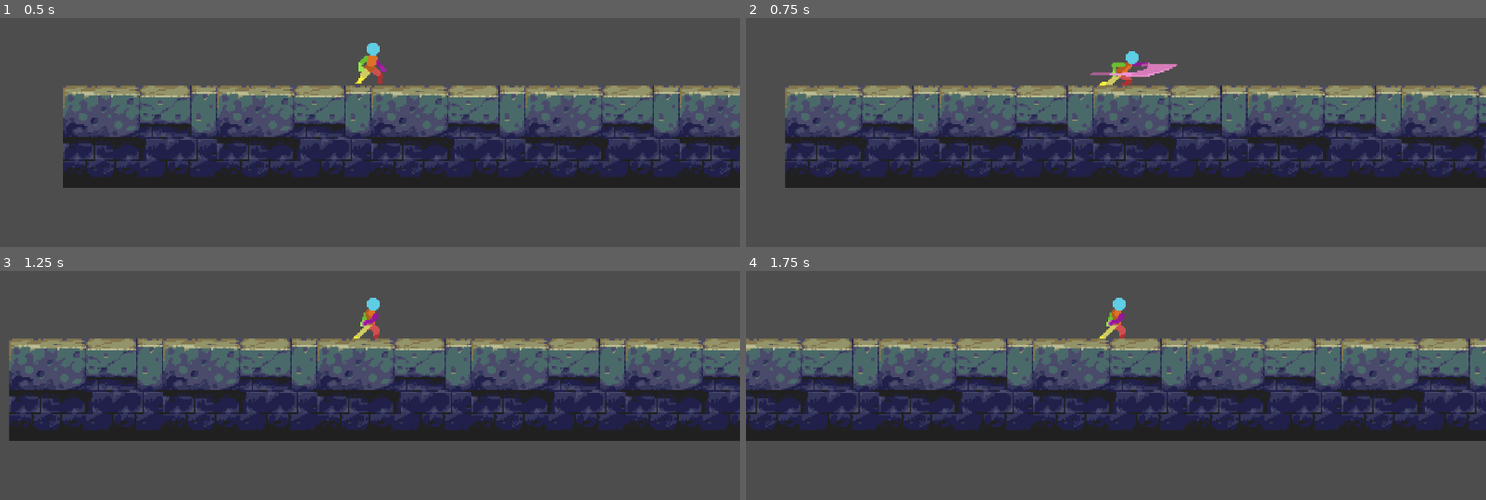
Above: before the commit, frames 1-4 (two rows, left to right).
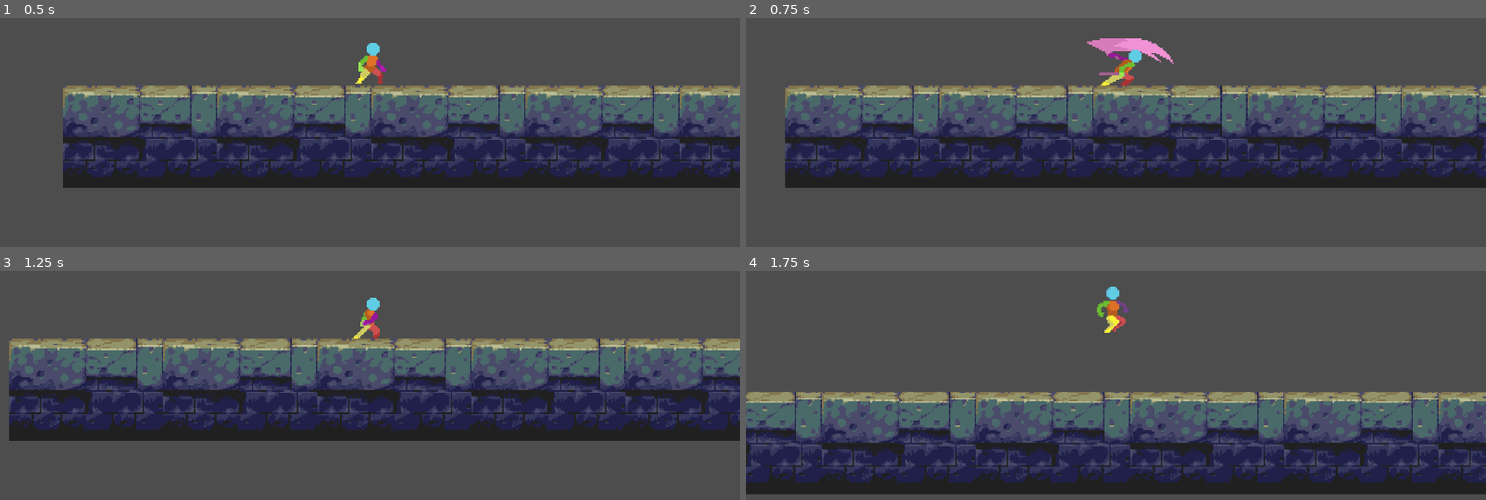
Above: after the commit, the same moments.

Repository: KubaPlay/godotsoulovka
Game: Godot game, scene res://scenes/scene_tutorial.tscn
The game is run twice, just before and just after one commit, with the same random seed, the same clock (stepped at 60 frames per second) and the same inputs. This scene is started directly instead of the project's main scene.
Inputs:
- Up to frame 1 (0.5 s): no input
- Up to frame 2 (0.75 s): hold D (move_right) from 0.53 s (still down); tap K (attack) at 0.6 s
- Up to frame 3 (1.25 s): keep holding D (move_right); tap Space (jump) at 0.77, 1.07 s; tap Shift (dodge, bound only after the commit) at 0.8 s
- Up to frame 4 (1.75 s): keep holding D (move_right); tap Shift (dodge, bound only after the commit) at 1.35 s; tap Space (jump) at 1.52, 1.55 s

Frame 1 is identical in both runs. In frame 2, 1.1% of the frame differs, in the area x 46-59%, y 8-30%; in frame 3, less than 0.1%; in frame 4, 65%, in the area x 0-100%, y 6-98%.

Commit message:
update 0.3
attack animation in air added
dodge added

Diff:
--- a/firstgame/assets/player.gd
+++ b/firstgame/assets/player.gd
@@ -2,25 +2,30 @@
 
 const SPEED = 150.0
 const JUMP_VELOCITY = -250.0
-const ATTACK_MOVEMENT_SPEED_FACTOR = 0.25 # Jak rychle se lze pohybovat během pozemního útoku (0.0 = žádný, 1.0 = plná rychlost)
+const ATTACK_MOVEMENT_SPEED_FACTOR = 0.25 # Ponecháme pro pozemní útoky
+const DODGE_SPEED_FACTOR = 1.8
+const DODGE_DURATION = 0.4
+const COMBO_WINDOW_DURATION: float = 0.3
+const DODGE_COOLDOWN_DURATION: float = 2.0
 
 var gravity = ProjectSettings.get_setting("physics/2d/default_gravity")
 
 var running: bool = false
-# Proměnná jumping se může odstranit, pokud ji nepoužíváte jinde,
-# protože stav ve vzduchu se určuje primárně přes `not is_on_floor()`
-# var jumping: bool = false
-
-var current_attack_name: String = ""
-var can_link_to_m2: bool = false
+
+var current_attack_name: String = "" # Bude obsahovat "m1", "m2", "jumpAttack"
+var can_link_to_m2: bool = false # Jen pro pozemní combo m1->m2
+
+var is_dodging: bool = false
+@onready var dodge_timer: Timer = Timer.new()
+
+var is_dodge_on_cooldown: bool = false
+@onready var dodge_cooldown_timer: Timer = Timer.new()
 
 @onready var sprite: AnimatedSprite2D = $Animace
-@onready var combo_window_timer: Timer = Timer.new()
-
-const COMBO_WINDOW_DURATION: float = 0.3
+@onready var combo_window_timer: Timer = Timer.new() # Pro pozemní m1->m2 combo
 
 func _ready():
-	# ... (kód _ready zůstává stejný jako v předchozí odpovědi)
+	# ... (kód _ready zůstává stejný jako v předchozí verzi)
 	if not sprite:
 		printerr("CHYBA: Node $Animace nenalezen!")
 		return
@@ -38,156 +43,176 @@
 	combo_window_timer.connect("timeout", Callable(self, "_on_ComboWindowTimer_timeout"))
 	add_child(combo_window_timer)
 
+	dodge_timer.name = "DodgeTimer"
+	dodge_timer.wait_time = DODGE_DURATION
+	dodge_timer.one_shot = true
+	dodge_timer.connect("timeout", Callable(self, "_on_DodgeTimer_timeout"))
+	add_child(dodge_timer)
+
+	dodge_cooldown_timer.name = "DodgeCooldownTimer"
+	dodge_cooldown_timer.wait_time = DODGE_COOLDOWN_DURATION
+	dodge_cooldown_timer.one_shot = true
+	dodge_cooldown_timer.connect("timeout", Callable(self, "_on_DodgeCooldownTimer_timeout"))
+	add_child(dodge_cooldown_timer)
+
 	print("DEBUG: _ready() dokončeno. Výchozí animace: idle")
 	sprite.play("idle")
 
 
 func _on_Animace_animation_finished():
-	# ... (kód _on_Animace_animation_finished zůstává stejný)
 	print("DEBUG_SIGNAL: Animace dokončena: '", sprite.animation, "'")
-	print("DEBUG_SIGNAL: Aktuální útok byl: '", current_attack_name, "'")
-
 	var finished_anim = sprite.animation
 
-	if finished_anim == current_attack_name:
-		if finished_anim == "m1":
+	if finished_anim == current_attack_name and current_attack_name != "":
+		if finished_anim == "m1": # Pozemní m1
 			can_link_to_m2 = true
 			combo_window_timer.start()
 			print("DEBUG_SIGNAL: 'm1' skončila. Combo okno pro 'm2' otevřeno.")
-		elif finished_anim == "m2":
-			print("DEBUG_SIGNAL: 'm2' skončila. Ukončuji útok.")
+			# current_attack_name NENÍ ještě ""
+		elif finished_anim == "m2": # Pozemní m2
+			print("DEBUG_SIGNAL: 'm2' skončila. Ukončuji pozemní útok.")
 			current_attack_name = ""
 			can_link_to_m2 = false
-	elif current_attack_name != "":
-		print("DEBUG_SIGNAL: Skončila animace '", finished_anim, "', ale očekával se konec '", current_attack_name, "'. Resetuji útok.")
+		elif finished_anim == "jumpAttack":
+			print("DEBUG_SIGNAL: 'jumpAttack' skončil. Ukončuji vzdušný útok.")
+			current_attack_name = "" # Vzdušný útok je u konce
+			# Po skončení jumpAttack, pokud jsme stále ve vzduchu, animace by se měla přepnout na "jump"
+			# To by měla zařídit logika v _physics_process -> ANIMACE
+		# ... další specifické útoky
+	elif finished_anim == "dodge":
+		pass # Necháváme dodge_timer ukončit stav
+	elif current_attack_name != "" and finished_anim != current_attack_name:
+		print("DEBUG_SIGNAL: Varování! Skončila '", finished_anim, "', ale očekával se konec '", current_attack_name, "'. Resetuji útok.")
 		current_attack_name = ""
 		can_link_to_m2 = false
 
 
-func _on_ComboWindowTimer_timeout():
-	# ... (kód _on_ComboWindowTimer_timeout zůstává stejný)
-	if can_link_to_m2:
+func _on_ComboWindowTimer_timeout(): # Jen pro pozemní m1->m2 combo
+	if can_link_to_m2: # Pokud okno bylo pro m2
 		print("DEBUG_TIMER: Combo okno pro 'm2' vypršelo. Ukončuji útok po 'm1'.")
 		can_link_to_m2 = false
-		if current_attack_name == "m1":
+		if current_attack_name == "m1": # Byl to skutečně pozemní m1
 			current_attack_name = ""
+
+
+func _on_DodgeTimer_timeout():
+	_end_dodge()
+
+func _end_dodge():
+	if is_dodging:
+		print("DEBUG: Dodge aktivita ukončena.")
+		is_dodging = false
+		is_dodge_on_cooldown = true
+		dodge_cooldown_timer.start()
+		print("DEBUG: Dodge je nyní na cooldownu na ", DODGE_COOLDOWN_DURATION, "s.")
+
+
+func _on_DodgeCooldownTimer_timeout():
+	print("DEBUG: Dodge cooldown skončil.")
+	is_dodge_on_cooldown = false
 
 
 func _is_attacking() -> bool:
 	return current_attack_name != ""
 
+func can_perform_dodge() -> bool:
+	return not _is_attacking() and not is_dodging and not is_dodge_on_cooldown
+
+func can_perform_attack() -> bool: # Zda vůbec můžeme iniciovat nějaký útok
+	return not is_dodging # Povolit útok i když `_is_attacking()` je true (pro combo)
+
 
 func _physics_process(delta: float) -> void:
 	if not sprite: return
 
-	# GRAVITACE - aplikuje se vždy, i během útoku
 	if not is_on_floor():
 		velocity.y += gravity * delta
 
-	# SKÁKÁNÍ
-	# `_is_attacking()` kontrola zůstává, aby se nedalo skočit uprostřed útoku (běžné chování)
-	if Input.is_action_just_pressed("jump") and is_on_floor() and not _is_attacking():
+	var direction := Input.get_axis("move_left", "move_right")
+
+	# --- VSTUPY PRO AKCE ---
+	if Input.is_action_just_pressed("dodge") and can_perform_dodge() and is_on_floor():
+		is_dodging = true
+		sprite.play("dodge")
+		dodge_timer.start()
+		var dodge_direction = direction if direction != 0 else (1 if not sprite.flip_h else -1)
+		velocity.x = dodge_direction * SPEED * DODGE_SPEED_FACTOR
+		print("DEBUG_INPUT: Dodge zahájen.")
+
+	if Input.is_action_just_pressed("jump") and is_on_floor() and not _is_attacking() and not is_dodging:
 		velocity.y = JUMP_VELOCITY
-		# jumping = true # nepotřebujeme nutně, sprite pro skok se řídí is_on_floor()
-		print("DEBUG: Skok")
-
-	# if is_on_floor(): # Tuto část už explicitně nepotřebujeme pro jumping flag
-	# 	jumping = false
-
-
-	# POHYB (VSTUP OD HRÁČE)
-	var direction := Input.get_axis("move_left", "move_right")
-
-	# ZPRACOVÁNÍ VSTUPU PRO ÚTOK - nyní možné i ve vzduchu
-	if Input.is_action_just_pressed("attack"): # Odstraněna podmínka is_on_floor()
-		if not _is_attacking():
-			print("DEBUG_INPUT: Detekován vstup pro útok. Zahajuji 'm1'.")
-			current_attack_name = "m1"
-			sprite.play("m1")
-			can_link_to_m2 = false
-			if not combo_window_timer.is_stopped():
-				combo_window_timer.stop()
-
-			# Ovlivnění pohybu při zahájení útoku
-			if not is_on_floor():
-				# Ve vzduchu chceme často menší dopad na horizontální rychlost
-				# velocity.x *= 0.5 # Např. zpomalit o 50%
-				pass # Nebo nechat hybnost jak je
-			else:
-				# Na zemi můžeme pohyb omezit více, ale ne nutně na 0
-				velocity.x = direction * SPEED * ATTACK_MOVEMENT_SPEED_FACTOR # Pro malé klouzání
-				# velocity.x = 0 # Pro úplné zastavení
-
-		elif current_attack_name == "m1" and can_link_to_m2:
-			print("DEBUG_INPUT: Detekován vstup pro combo. Zahajuji 'm2'.")
-			current_attack_name = "m2"
-			sprite.play("m2")
-			can_link_to_m2 = false
-			if not combo_window_timer.is_stopped():
-				combo_window_timer.stop()
-
-			if not is_on_floor():
-				pass # Podobně pro m2 ve vzduchu
-			else:
+		print("DEBUG_INPUT: Skok.")
+
+	if Input.is_action_just_pressed("attack") and can_perform_attack():
+		if not is_on_floor(): # VZDUŠNÝ ÚTOK
+			if not _is_attacking(): # Může zahájit nový útok, pouze pokud už neútočí (jumpAttack není combo)
+				print("DEBUG_INPUT: Vzdušný útok. Hraji: 'jumpAttack'.")
+				current_attack_name = "jumpAttack"
+				sprite.play("jumpAttack")
+				# Pohyb během jumpAttack - obvykle chceme zachovat momentum nebo mírně upravit
+				# velocity.x *= 0.8 # Příklad: lehké zpomalení ve vzduchu
+				can_link_to_m2 = false # Vzdušný útok není součástí m1->m2 comba
+		else: # POZEMNÍ ÚTOK
+			if not _is_attacking(): # Nový pozemní útok m1
+				print("DEBUG_INPUT: Pozemní útok. Hraji: 'm1'.")
+				current_attack_name = "m1"
+				sprite.play("m1")
+				can_link_to_m2 = false # Reset pro případné combo
+				if not combo_window_timer.is_stopped(): combo_window_timer.stop()
+				velocity.x = direction * SPEED * ATTACK_MOVEMENT_SPEED_FACTOR # Omezený pohyb
+			elif current_attack_name == "m1" and can_link_to_m2: # Pozemní combo m1 -> m2
+				print("DEBUG_INPUT: Pozemní combo. Hraji: 'm2'.")
+				current_attack_name = "m2"
+				sprite.play("m2")
+				can_link_to_m2 = false # Spotřebováno
+				if not combo_window_timer.is_stopped(): combo_window_timer.stop()
 				velocity.x = direction * SPEED * ATTACK_MOVEMENT_SPEED_FACTOR
-				# velocity.x = 0
-
-
-	# OTOČENÍ SPRITE
-	# Otočení povoleno, POKUD NEÚTOČÍME. Během útoku si sprite drží směr, kterým útok začal.
-	# Výjimka: pokud útočíme a jsme ve vzduchu a měníme směr, můžeme zvážit otočení,
-	# ale pro jednoduchost to zde neimplementujeme.
-	if not _is_attacking():
-		if direction > 0:
-			sprite.flip_h = false
-		elif direction < 0:
-			sprite.flip_h = true
-
-	# HORIZONTÁLNÍ POHYB
-	if _is_attacking():
-		# Pohyb během útoku
-		if is_on_floor():
-			# Povolíme omezený pohyb podle 'direction' během pozemního útoku
-			if direction != 0:
-				velocity.x = direction * SPEED * ATTACK_MOVEMENT_SPEED_FACTOR
-			else:
-				# Pokud hráč nedrží směr, pomalu brzdit
-				velocity.x = move_toward(velocity.x, 0, SPEED * ATTACK_MOVEMENT_SPEED_FACTOR * 2 * delta) # Rychlejší brzdění
-		else:
-			# Ve vzduchu necháme hráče ovlivňovat směr (air control),
-			# ale rychlost bude daná spíše skokem a gravitací.
-			# Můžeme aplikovat standardní air control, pokud ho máte implementovaný.
-			# Pro jednoduchost zde můžeme nechat velocity.x být ovlivněno předchozími akcemi,
-			# nebo přidat malý vliv direction:
-			if direction != 0:
-				velocity.x = move_toward(velocity.x, direction * SPEED, SPEED * 0.5 * delta) # Pomalá změna směru ve vzduchu
-			# Pokud nemáte air control, velocity.x bude pokračovat z předchozího pohybu
-	else:
-		# Normální pohyb, když neútočíme
-		running = (direction != 0) # Nastav running pouze když neútočíme a hýbeme se
-		if direction != 0:
-			velocity.x = direction * SPEED
-		else:
-			velocity.x = move_toward(velocity.x, 0, SPEED)
-
-
-	# ANIMACE
-	# Tato sekce se nyní stará primárně o animace pohybu a skoku.
-	# Útočné animace se spouštějí POUZE v sekci ZPRACOVÁNÍ VSTUPU PRO ÚTOK.
-	if not _is_attacking():
+
+
+	# --- OVLÁDÁNÍ POHYBU A OTÁČENÍ ---
+	if not _is_attacking() and not is_dodging: # Běžný pohyb a otáčení
+		running = (direction != 0)
+		if direction > 0: sprite.flip_h = false
+		elif direction < 0: sprite.flip_h = true
+
+		if direction != 0: velocity.x = direction * SPEED
+		else: velocity.x = move_toward(velocity.x, 0, SPEED)
+	elif is_dodging:
+		# Pohyb během dodge je už nastaven. Zde případně postupné brzdění.
+		pass
+	elif _is_attacking(): # Pohyb během útoku
+		if is_on_floor(): # Během pozemního útoku
+			if direction != 0: velocity.x = direction * SPEED * ATTACK_MOVEMENT_SPEED_FACTOR
+			else: velocity.x = move_toward(velocity.x, 0, SPEED * ATTACK_MOVEMENT_SPEED_FACTOR * 1.5)
+		else: # Během vzdušného útoku ("jumpAttack")
+			# Zachováme momentum nebo jemně upravíme (velocity.x by se nemělo nastavovat na 0)
+			if direction != 0: velocity.x = move_toward(velocity.x, direction * SPEED * 0.7, SPEED * 0.3 * delta)
+
+
+	# --- SPRÁVA ANIMACÍ (POHYBOVÝCH) ---
+	# Tato sekce se aktivuje POUZE pokud neprobíhá žádný útok ani dodge.
+	if not _is_attacking() and not is_dodging:
 		if not is_on_floor():
-			if sprite.animation != "jump": # A není to jiná útočná animace, která by mohla běžet (neměla by)
+			if sprite.animation != "jump": # Předchozí problém mohl být zde, pokud "jumpAttack" skončil
+											# a tato sekce se hned pokusila přehrát "jump"
+											# nad nedokončeným "jumpAttack".
+											# Nově se current_attack_name po "jumpAttack" vyčistí.
 				sprite.play("jump")
 		elif running:
 			if sprite.animation != "run":
 				sprite.play("run")
-		else: # Stojíme
+		else:
 			if sprite.animation != "idle":
 				sprite.play("idle")
-	# else:
-		# Pokud _is_attacking(), útočná animace by měla hrát.
-		# Kontrolu `if sprite.animation != current_attack_name: sprite.play(current_attack_name)`
-		# přidávejte jen pokud máte problémy s přerušením útočných animací.
-		# Správně by se neměly přerušovat, pokud není jiná logika, která by to způsobila.
+	elif _is_attacking() and not is_on_floor() and current_attack_name != "jumpAttack":
+		# Pokud útočíme (např. m1/m2) a spadneme ze vzduchu, NEBO
+		# pokud jsme ve vzduchu, neútočíme aktivně vzdušným útokem, ale útok ještě neskončil (m1 combo okno)
+		# Toto je komplexnější stav, prozatím, pokud není jumpAttack, a jsme ve vzduchu + útočíme -> hraj "jump"
+		# Lépe by bylo mít specifické "fall_attack" animace nebo přerušit pozemní útok.
+		# Pro jednoduchost nyní, pokud útočný stav je aktivní, ale není to "jumpAttack" a jsme ve vzduchu,
+		# nepřepisujeme animaci, necháme útok doběhnout. Logika pro `sprite.play("jump")` je výše.
+		pass
+	# else if is_dodging: - animace pro dodge se spustí při vstupu a tato sekce je neaktivní.
+
 
 	move_and_slide()
--- a/firstgame/assets/player.tscn
+++ b/firstgame/assets/player.tscn
@@ -1,12 +1,42 @@
-[gd_scene load_steps=52 format=3 uid="uid://beqqauuw7q5p1"]
+[gd_scene load_steps=70 format=3 uid="uid://beqqauuw7q5p1"]
 
 [ext_resource type="Texture2D" uid="uid://mk0gopkeqk08" path="res://assets/2D-Pixel-Art-Character-Template/Idle/Player Idle 48x48.png" id="1_674bt"]
 [ext_resource type="Script" uid="uid://r8fyxbc4e4nl" path="res://assets/player.gd" id="1_rug40"]
 [ext_resource type="Texture2D" uid="uid://tjkh3kbblavn" path="res://assets/2D-Pixel-Art-Character-Template/Jump/player jump left 48x48-sheet.png" id="2_insbl"]
+[ext_resource type="Texture2D" uid="uid://dccbghrmlr2r1" path="res://assets/2D-Pixel-Art-Character-Template/Roll/Player Roll 48x48.png" id="2_yceh7"]
 [ext_resource type="Texture2D" uid="uid://v2cmog7r3vyx" path="res://assets/2D-Pixel-Art-Character-Template/Run/player run 48x48.png" id="3_rug40"]
 [ext_resource type="Texture2D" uid="uid://coewe0d2spjho" path="res://assets/2D-Pixel-Art-Character-Template/Katana Attack-Sheathe/player katana attack-sheathe 80x64.png" id="4_nsdob"]
+[ext_resource type="Texture2D" uid="uid://dqbbt5llqwhbi" path="res://assets/2D-Pixel-Art-Character-Template/Katana Air Attack/player katana air attack (upper body) 80x64.png" id="5_uovkd"]
 [ext_resource type="Texture2D" uid="uid://xcji060miayf" path="res://assets/2D-Pixel-Art-Character-Template/Katana Continuous Attack/player katana continuous attack 80x64.png" id="5_yceh7"]
 
+[sub_resource type="AtlasTexture" id="AtlasTexture_vf2wx"]
+atlas = ExtResource("2_yceh7")
+region = Rect2(0, 0, 48, 48)
+
+[sub_resource type="AtlasTexture" id="AtlasTexture_urorh"]
+atlas = ExtResource("2_yceh7")
+region = Rect2(48, 0, 48, 48)
+
+[sub_resource type="AtlasTexture" id="AtlasTexture_dgkpg"]
+atlas = ExtResource("2_yceh7")
+region = Rect2(96, 0, 48, 48)
+
+[sub_resource type="AtlasTexture" id="AtlasTexture_maucm"]
+atlas = ExtResource("2_yceh7")
+region = Rect2(144, 0, 48, 48)
+
+[sub_resource type="AtlasTexture" id="AtlasTexture_l1g20"]
+atlas = ExtResource("2_yceh7")
+region = Rect2(192, 0, 48, 48)
+
+[sub_resource type="AtlasTexture" id="AtlasTexture_ig3kh"]
+atlas = ExtResource("2_yceh7")
+region = Rect2(240, 0, 48, 48)
+
+[sub_resource type="AtlasTexture" id="AtlasTexture_2bry5"]
+atlas = ExtResource("2_yceh7")
+region = Rect2(288, 0, 48, 48)
+
 [sub_resource type="AtlasTexture" id="AtlasTexture_3mip4"]
 atlas = ExtResource("1_674bt")
 region = Rect2(0, 0, 48, 42)
@@ -70,6 +100,42 @@
 [sub_resource type="AtlasTexture" id="AtlasTexture_cbn5g"]
 atlas = ExtResource("2_insbl")
 region = Rect2(240, 0, 48, 45)
+
+[sub_resource type="AtlasTexture" id="AtlasTexture_81opg"]
+atlas = ExtResource("5_uovkd")
+region = Rect2(0, 0, 80, 64)
+
+[sub_resource type="AtlasTexture" id="AtlasTexture_8dgck"]
+atlas = ExtResource("5_uovkd")
+region = Rect2(80, 0, 80, 64)
+
+[sub_resource type="AtlasTexture" id="AtlasTexture_sqwen"]
+atlas = ExtResource("5_uovkd")
+region = Rect2(160, 0, 80, 64)
+
+[sub_resource type="AtlasTexture" id="AtlasTexture_k1tdb"]
+atlas = ExtResource("5_uovkd")
+region = Rect2(240, 0, 80, 64)
+
+[sub_resource type="AtlasTexture" id="AtlasTexture_sl2lm"]
+atlas = ExtResource("5_uovkd")
+region = Rect2(320, 0, 80, 64)
+
+[sub_resource type="AtlasTexture" id="AtlasTexture_enavi"]
+atlas = ExtResource("5_uovkd")
+region = Rect2(400, 0, 80, 64)
+
+[sub_resource type="AtlasTexture" id="AtlasTexture_vwrvo"]
+atlas = ExtResource("5_uovkd")
+region = Rect2(480, 0, 80, 64)
+
+[sub_resource type="AtlasTexture" id="AtlasTexture_d0drt"]
+atlas = ExtResource("5_uovkd")
+region = Rect2(560, 0, 80, 64)
+
+[sub_resource type="AtlasTexture" id="AtlasTexture_vkdf4"]
+atlas = ExtResource("5_uovkd")
+region = Rect2(640, 0, 80, 64)
 
 [sub_resource type="AtlasTexture" id="AtlasTexture_2asft"]
 atlas = ExtResource("4_nsdob")
@@ -181,6 +247,32 @@
 
 [sub_resource type="SpriteFrames" id="SpriteFrames_7rrun"]
 animations = [{
+"frames": [{
+"duration": 1.0,
+"texture": SubResource("AtlasTexture_vf2wx")
+}, {
+"duration": 1.0,
+"texture": SubResource("AtlasTexture_urorh")
+}, {
+"duration": 1.0,
+"texture": SubResource("AtlasTexture_dgkpg")
+}, {
+"duration": 1.0,
+"texture": SubResource("AtlasTexture_maucm")
+}, {
+"duration": 1.0,
+"texture": SubResource("AtlasTexture_l1g20")
+}, {
+"duration": 1.0,
+"texture": SubResource("AtlasTexture_ig3kh")
+}, {
+"duration": 1.0,
+"texture": SubResource("AtlasTexture_2bry5")
+}],
+"loop": true,
+"name": &"dodge",
+"speed": 10.0
+}, {
 "frames": [{
 "duration": 1.0,
 "texture": SubResource("AtlasTexture_3mip4")
@@ -241,6 +333,38 @@
 }, {
 "frames": [{
 "duration": 1.0,
+"texture": SubResource("AtlasTexture_81opg")
+}, {
+"duration": 1.0,
+"texture": SubResource("AtlasTexture_8dgck")
+}, {
+"duration": 1.0,
+"texture": SubResource("AtlasTexture_sqwen")
+}, {
+"duration": 1.0,
+"texture": SubResource("AtlasTexture_k1tdb")
+}, {
+"duration": 1.0,
+"texture": SubResource("AtlasTexture_sl2lm")
+}, {
+"duration": 1.0,
+"texture": SubResource("AtlasTexture_enavi")
+}, {
+"duration": 1.0,
+"texture": SubResource("AtlasTexture_vwrvo")
+}, {
+"duration": 1.0,
+"texture": SubResource("AtlasTexture_d0drt")
+}, {
+"duration": 1.0,
+"texture": SubResource("AtlasTexture_vkdf4")
+}],
+"loop": false,
+"name": &"jumpAttack",
+"speed": 22.0
+}, {
+"frames": [{
+"duration": 1.0,
 "texture": SubResource("AtlasTexture_2asft")
 }, {
 "duration": 1.0,
@@ -272,7 +396,7 @@
 }],
 "loop": false,
 "name": &"m1",
-"speed": 12.0
+"speed": 20.0
 }, {
 "frames": [{
 "duration": 1.0,
@@ -304,7 +428,7 @@
 }],
 "loop": false,
 "name": &"m2",
-"speed": 12.0
+"speed": 15.0
 }, {
 "frames": [{
 "duration": 1.0,
@@ -344,7 +468,7 @@
 
 [node name="Animace" type="AnimatedSprite2D" parent="."]
 sprite_frames = SubResource("SpriteFrames_7rrun")
-animation = &"m2"
+animation = &"m1"
 
 [node name="CollisionShape2D" type="CollisionShape2D" parent="."]
 position = Vector2(0, 5)
--- a/firstgame/project.godot
+++ b/firstgame/project.godot
@@ -42,6 +42,11 @@
 "events": [Object(InputEventKey,"resource_local_to_scene":false,"resource_name":"","device":0,"window_id":0,"alt_presse …(189 unchanged characters)…
 ]
 }
+dodge={
+"deadzone": 0.2,
+"events": [Object(InputEventKey,"resource_local_to_scene":false,"resource_name":"","device":0,"window_id":0,"alt_pressed":false,"shift_pressed":false,"ctrl_pressed":false,"meta_pressed":false,"pressed":false,"keycode":0,"physical_keycode":4194325,"key_label":0,"unicode":0,"location":0,"echo":false,"script":null)
+]
+}
 
 [rendering]
 
Not shown: 1 places in firstgame/scenes/scene_tutorial.tscn that only renumber resources
